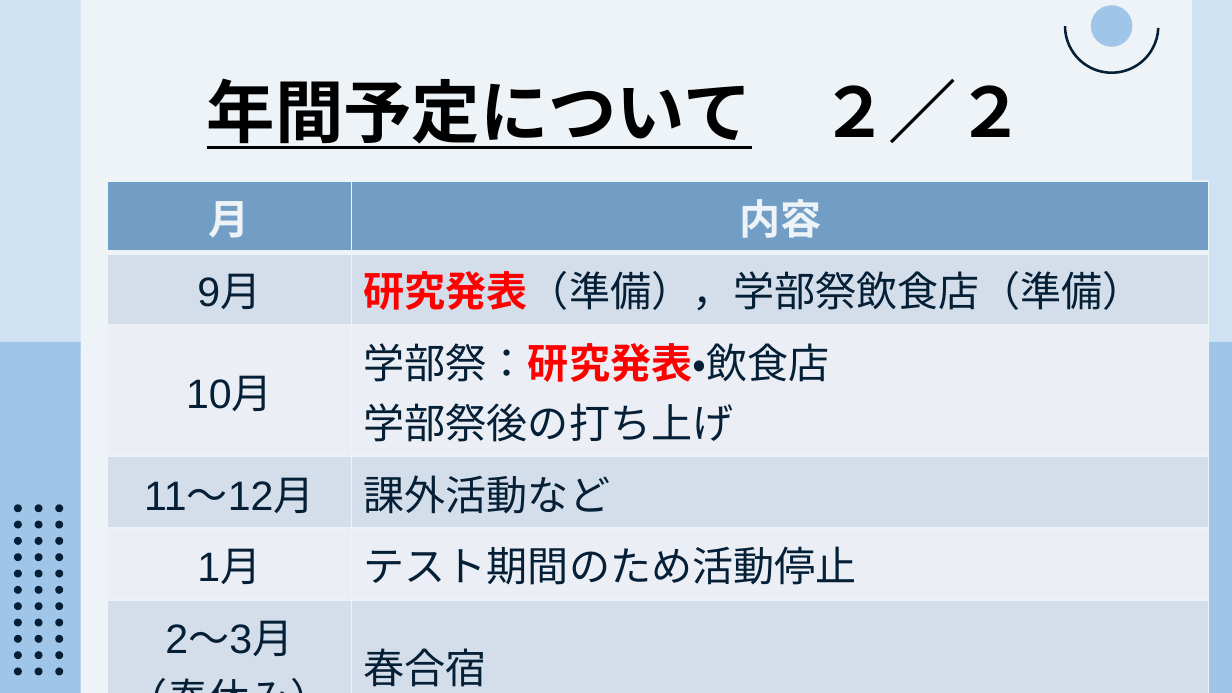
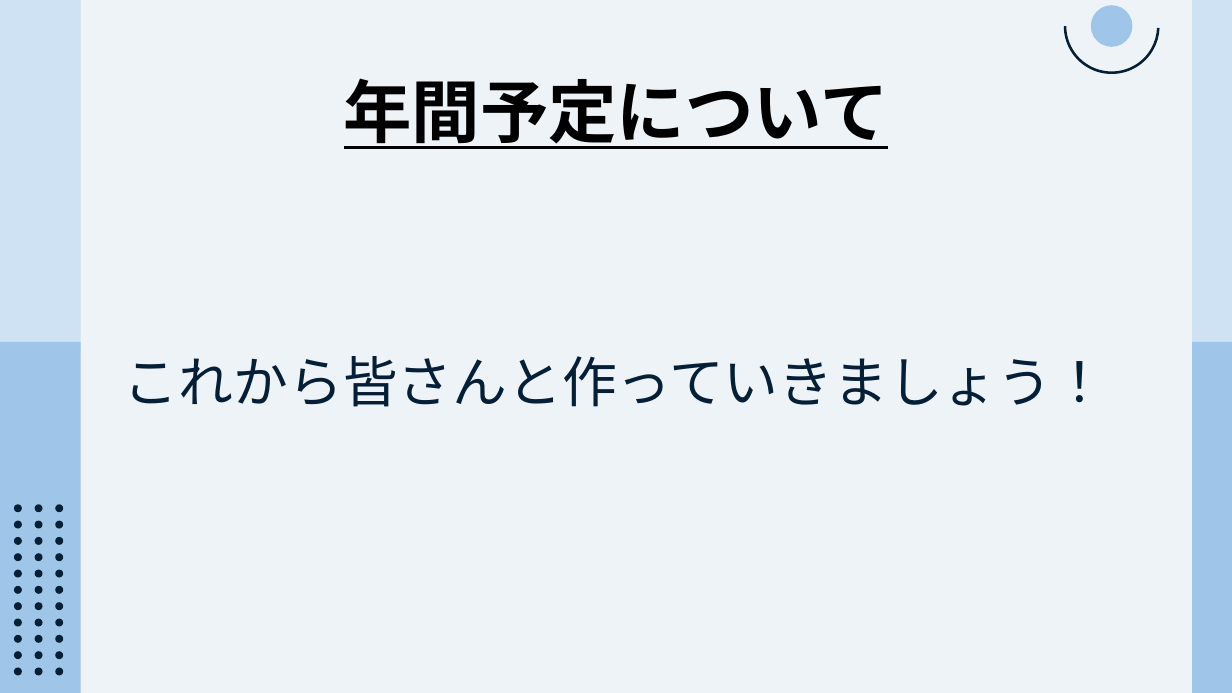
Before and after one commit to CL-ken/CL-ken.github.io, a slide deck: slide 4 of 2025/25_サークル説明.pptx. Drawn at 1232x693 pixels with LibreOffice and Linux fonts; fonts in the diff are those of the drawing. Boxes give left, top, right and bottom in pixels: in the first picture for what was removed or moved away, otherwise in the second. Text is boxed around its words. In the diff, an @@ line names an element or a change of style, - is before the commit and + after.

```diff
--- a/2025/25_サークル説明.pptx
+++ b/2025/25_サークル説明.pptx
@@ text at (x1=344, y1=78, x2=889, y2=149): text changed @@
-年間予定について ２／２
+年間予定について
@@ table removed at (x1=107, y1=181, x2=1209, y2=691), 6 rows, 2 columns @@
-月 | 内容
-9月 | 研究発表（準備），学部祭飲食店（準備）
-10月 | 学部祭：研究発表・飲食店 / 学部祭後の打ち上げ
-11～12月 | 課外活動など
-1月 | テスト期間のため活動停止
-2～3月 / （春休み） | 春合宿
@@ title added at (x1=124, y1=356, x2=1107, y2=407), 32 pt, text #041F36 @@
+これから皆さんと作っていきましょう！
```
Also in this commit, not shown: 5 other slides changed.
